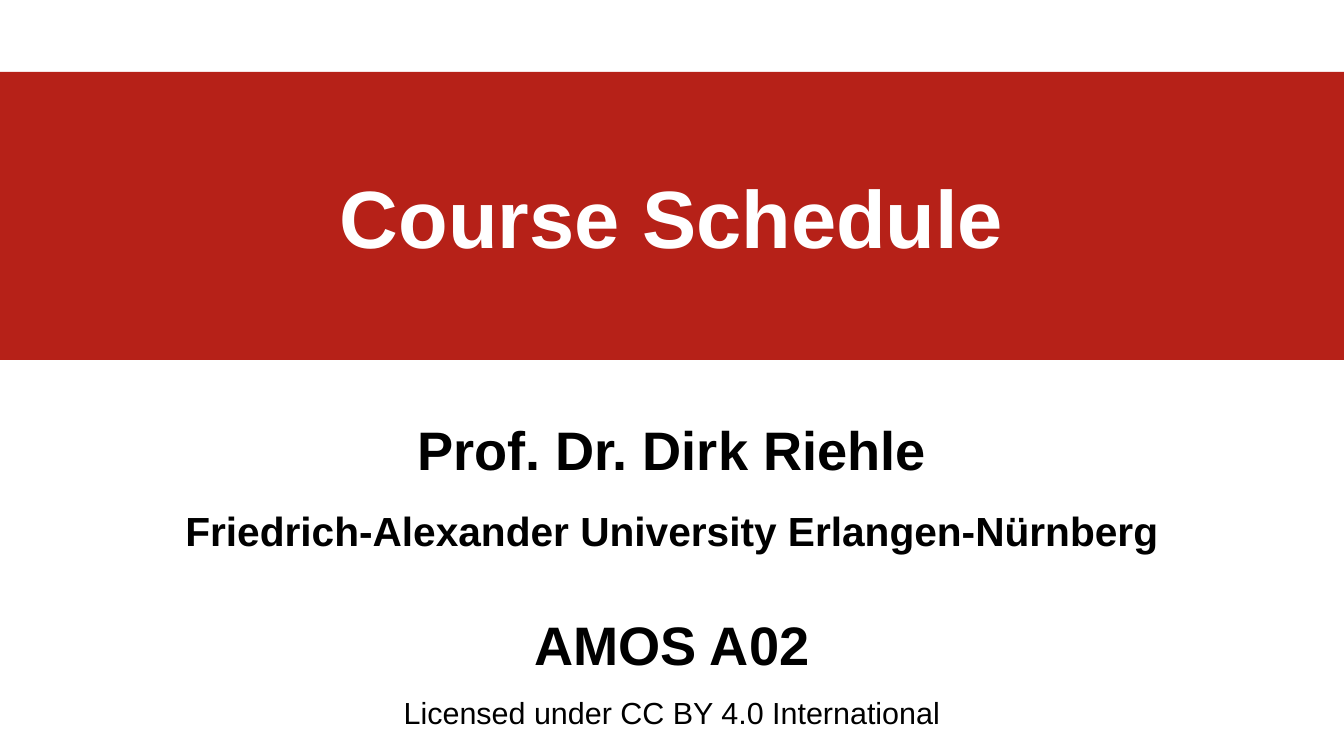
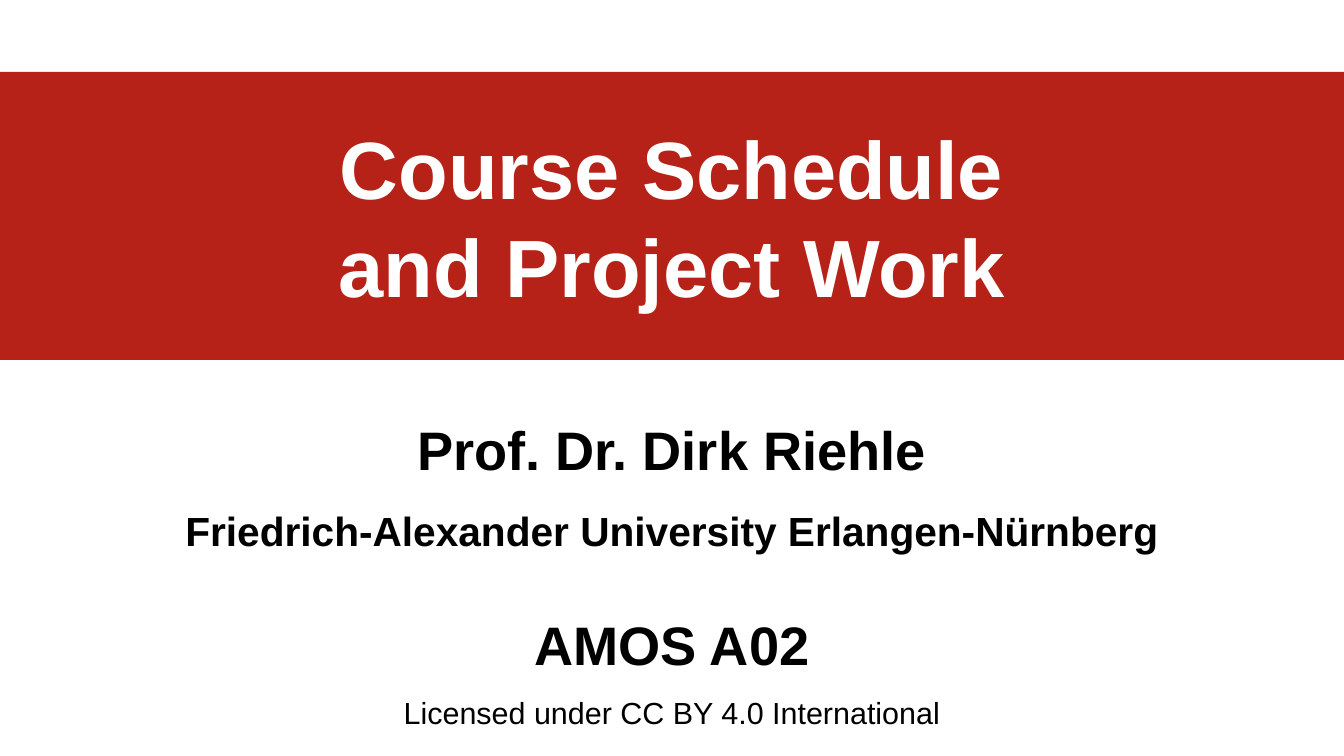
Before and after one commit to dirkriehle/amos-course, a slide deck: slide 1 of Lecture slides/AMOS A02 - Course Schedule.odp. Drawn at 1344x756 pixels with LibreOffice and Linux fonts; fonts in the diff are those of the drawing. Boxes give left, top, right and bottom in pixels: in the first picture for what was removed or moved away, otherwise in the second. Text is boxed around its words. In the diff, an @@ line names an element or a change of style, - is before the commit and + after.

Commit message:
Fixed file and slide naming issue (Homework -> Schedule).

```diff
--- a/Lecture slides/AMOS A02 - Course Schedule.odp
+++ b/Lecture slides/AMOS A02 - Course Schedule.odp
@@ title at [338,140,1005,312]: text changed @@
-Course Schedule
+Course Schedule
+and Project Work
```
Also in this commit, not shown: 4 other files.
